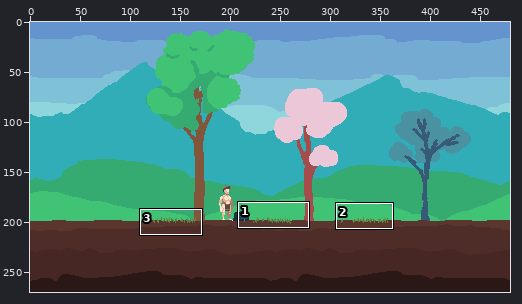
File history of a pixel-art file, proj/arcane/res/tex/_slop/new_bg/plains.aseprite. The picture above shows the old version from afar; the outline marks the close-up.
Close-up. As it was:
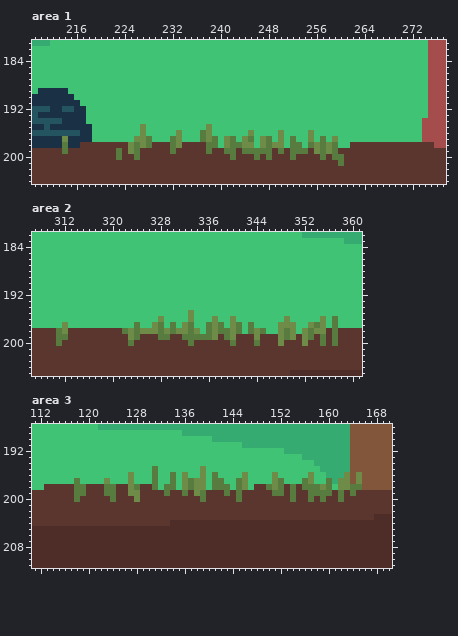
480x270 pixels, 1 frame. Shown: area 1: x 209..277, y 181..204; area 2: x 307..361, y 182..205; area 3: x 111..170, y 188..211.
And afterwards:
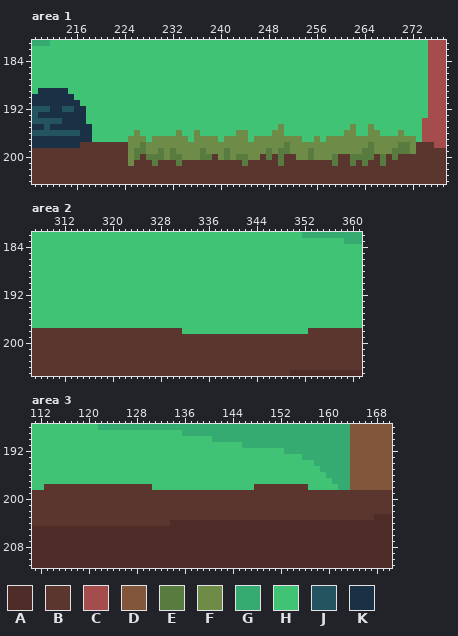
Palette (. is transparent): A #4e2d28  B #5a362e  C #a54c4c  D #81563b  E #587b3f  F #6e8b47  G #36ab71  H #41c376  J #245460  K #1a3045
Log entry: better grass
Edits made:
Changed rows in their new state; - is an unchanged pixel.
Area 1, layers "grass_2", "grass_1", "grass_0":
first column x 214:
195 -------------H----------H-----------F-----------F--F-------
196 ------------FH--------FHH----FFH---F-----H-----FF--FF---F--
197 K----------F--HFFFF-F-FF-F--FF-HF-FF-FFF-HFHF-FFFFFFFFFFFFF
198 K-----------FEFFFFF-FFFFFFF-FF--F-F--EFFFF-F-FFFFFFEFFFFEEF
199 B--------B---EFFEF-FFFFEFFF-FFFFFF-F-EFFFE-F-FFFFFEEFFFEEEF
200 ---------B-F--EEEFEEFFFEE-FEFEEFF---E-BFFEFFF-B-EEEE-E-E---
201 -----------F---E---E----------E-----E--------EB-E-E--E-----
Area 2, layer "grass_2":
first column x 311:
195 ----------------------H------------------------
196 -----------------H----H---H--H--------H-----H-H
197 -H-----------H--HH-H-HH--HHH-HH-H----HHH--HHH-H
198 BB---------BBBBBBBBBBHHH-HHHHHH-HHH--HHH-HBBB-B
199 BB----------BB---BB--BBBBBB-BB---B---BBB-BB-B-B
200 B-----------B---------B------B---B---B---B--B-B
Area 3, layer "grass_0":
first column x 118:
195 -------------H-------H--------------------------
196 ---------H---H--H-H--H-H----H----H-----H-----G-D
197 H----H---H---H--H-HHHH-HH--HH----HH---HH--H-GG-D
198 BB---BB--BB--H-HH-HHHH-HHH-HH---BBB-B-BHHHH-GGDD
199 BB---BB--BB----B--B-BB---B-B-----BB-B--BBBB-B-B-
200 B-----B---B----------B-----B--------B--B-B--B---
Boxes around the changes in both close-ups, in picture pixels (x1, y1, x2, y2):
changed: (116, 124, 416, 166)
changed: (62, 136, 68, 154)
changed: (122, 310, 338, 346)
changed: (56, 322, 68, 346)
changed: (104, 466, 248, 502)
changed: (266, 472, 362, 502)
changed: (74, 478, 86, 502)
